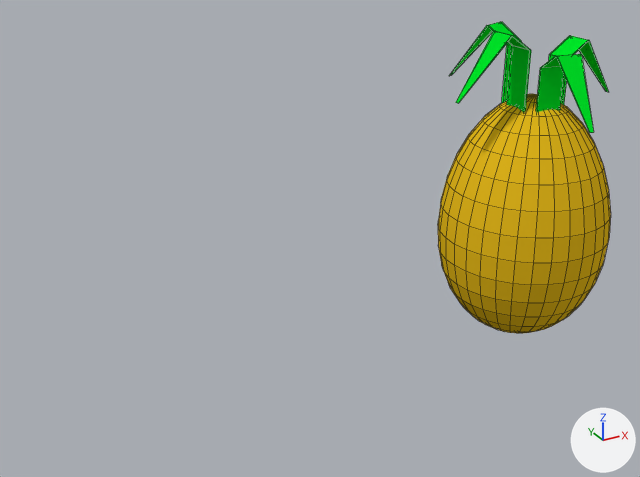
The Blender file VRGame/Assets/Prefabs/pinapple.blend as it was, and as the next commit left it.
Rendered twice from a 50 mm lens placed at (-2.53, -9.76, 5.9), pointed at (2.24, -1.1, 1.57). The lights are fixed; the arrows at lower right show +X, +Y and +Z. Mesh edges are drawn as thin lines.
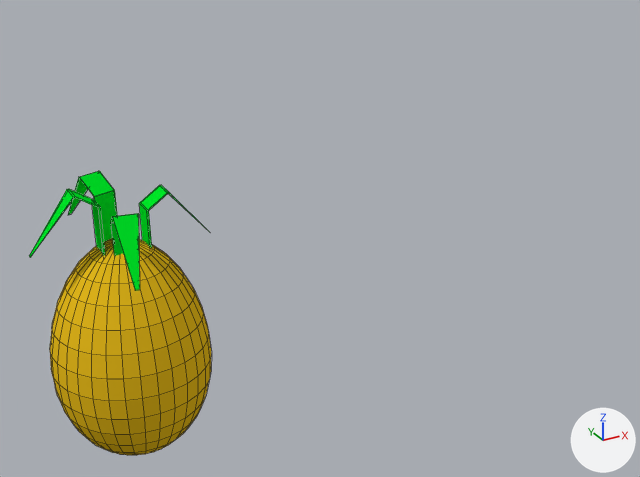
Diff of the bpy script that builds the scene:
```diff
--- a/VRGame/Assets/Prefabs/pinapple.blend.py
+++ b/VRGame/Assets/Prefabs/pinapple.blend.py
@@ me_cube_003 @@
 me_cube_003.from_pydata(...)  # 16 vertices, 14 faces; spans x -3.03..-0.61, y -0.44..0.41, z -1.2..1.33
 # used by ob_cube_003; location = (4.29, -2.41, 3.48); rotation_euler = (0.0, 0.0, 1.396), in degrees (0, 0, 80); scale = (0.345, 0.345, 0.345)
+# me_cube_003 part 1: the whole mesh is moved by (-0.29, -0.27, 4.93)
 me_cube_003.materials.append(mat_material_005)
@@ me_cube_002 @@
 me_cube_002.from_pydata(...)  # 16 vertices, 14 faces; spans x -3.03..-0.61, y -0.44..0.41, z -1.2..1.33
 # used by ob_cube_002; location = (4.37, -2.37, 3.5); rotation_euler = (0.0, 0.0, -3.142), in degrees (0, 0, -180); scale = (0.345, 0.345, 0.345)
+# me_cube_002 part 2: the whole mesh is moved by (-0.45, 0.2, 5.0)
 me_cube_002.materials.append(mat_material_005)
@@ me_cube_001 @@
 me_cube_001.from_pydata(...)  # 16 vertices, 14 faces; spans x -3.03..-0.61, y -0.44..0.41, z -1.2..1.33
 # used by ob_cube_001; location = (4.3, -2.23, 3.63); rotation_euler = (0.0, 0.0, -1.222), in degrees (0, 0, -70); scale = (0.345, 0.345, 0.345)
+# me_cube_001 part 3: the whole mesh is moved by (-0.1, 0.3, 5.38)
 me_cube_001.materials.append(mat_material_005)
@@ me_cube @@
 me_cube.from_pydata(...)  # 16 vertices, 14 faces; spans x -3.03..-0.61, y -0.44..0.41, z -1.2..1.33
 # used by ob_cube; location = (4.24, -2.37, 3.66); scale = (0.345, 0.345, 0.345)
+# me_cube part 4: the whole mesh is moved by (0.08, -0.21, 5.45)
 me_cube.materials.append(mat_material_005)
@@ me_sphere @@
 me_sphere.from_pydata(...)  # 482 vertices, 512 faces; spans x -1.0..1.0, y -1.0..1.0, z -0.86..2.08
 # used by ob_sphere; location = (4.3, -2.36, 1.29)
+# me_sphere part 5: the whole mesh is moved by (0.09, -0.06, -0.48)
 me_sphere.materials.append(mat_material_001)
@@ ob_cube_003 @@
 ob_cube_003 = bpy.data.objects.new('Cube.003', me_cube_003)
-ob_cube_003.location = (4.29, -2.41, 3.48)
+ob_cube_003.location = (0.03, 0.04, -0.04)
 ob_cube_003.rotation_euler = (0.0, 0.0, 1.396)  # degrees (0, 0, 80)
@@ ob_cube_002 @@
 ob_cube_002 = bpy.data.objects.new('Cube.002', me_cube_002)
-ob_cube_002.location = (4.37, -2.37, 3.5)
+ob_cube_002.location = (0.03, 0.04, -0.04)
 ob_cube_002.rotation_euler = (0.0, 0.0, -3.142)  # degrees (0, 0, -180)
@@ ob_cube_001 @@
 ob_cube_001 = bpy.data.objects.new('Cube.001', me_cube_001)
-ob_cube_001.location = (4.3, -2.23, 3.63)
+ob_cube_001.location = (0.03, 0.04, -0.04)
 ob_cube_001.rotation_euler = (0.0, 0.0, -1.222)  # degrees (0, 0, -70)
@@ ob_cube @@
 ob_cube = bpy.data.objects.new('Cube', me_cube)
-ob_cube.location = (4.24, -2.37, 3.66)
+ob_cube.location = (0.03, 0.04, -0.04)
 ob_cube.scale = (0.345, 0.345, 0.345)
@@ ob_sphere @@
 ob_sphere = bpy.data.objects.new('Sphere', me_sphere)
-ob_sphere.location = (4.3, -2.36, 1.29)
+ob_sphere.location = (0.0, 0.0, 0.0)
```

Location of each change, (x1, y1, x2, y2) in pixels of the pictures (640 x 477 px):
'Sphere', moved
    before: (438, 94, 611, 333)
    after: (50, 239, 211, 455)
'Cube.003', moved
    before: (536, 54, 594, 133)
    after: (111, 213, 140, 291)
'Cube', moved
    before: (456, 31, 531, 112)
    after: (29, 189, 105, 257)
'Cube.001', moved
    before: (449, 22, 522, 103)
    after: (68, 171, 117, 242)
'Cube.002', moved
    before: (549, 36, 609, 105)
    after: (139, 185, 205, 248)
